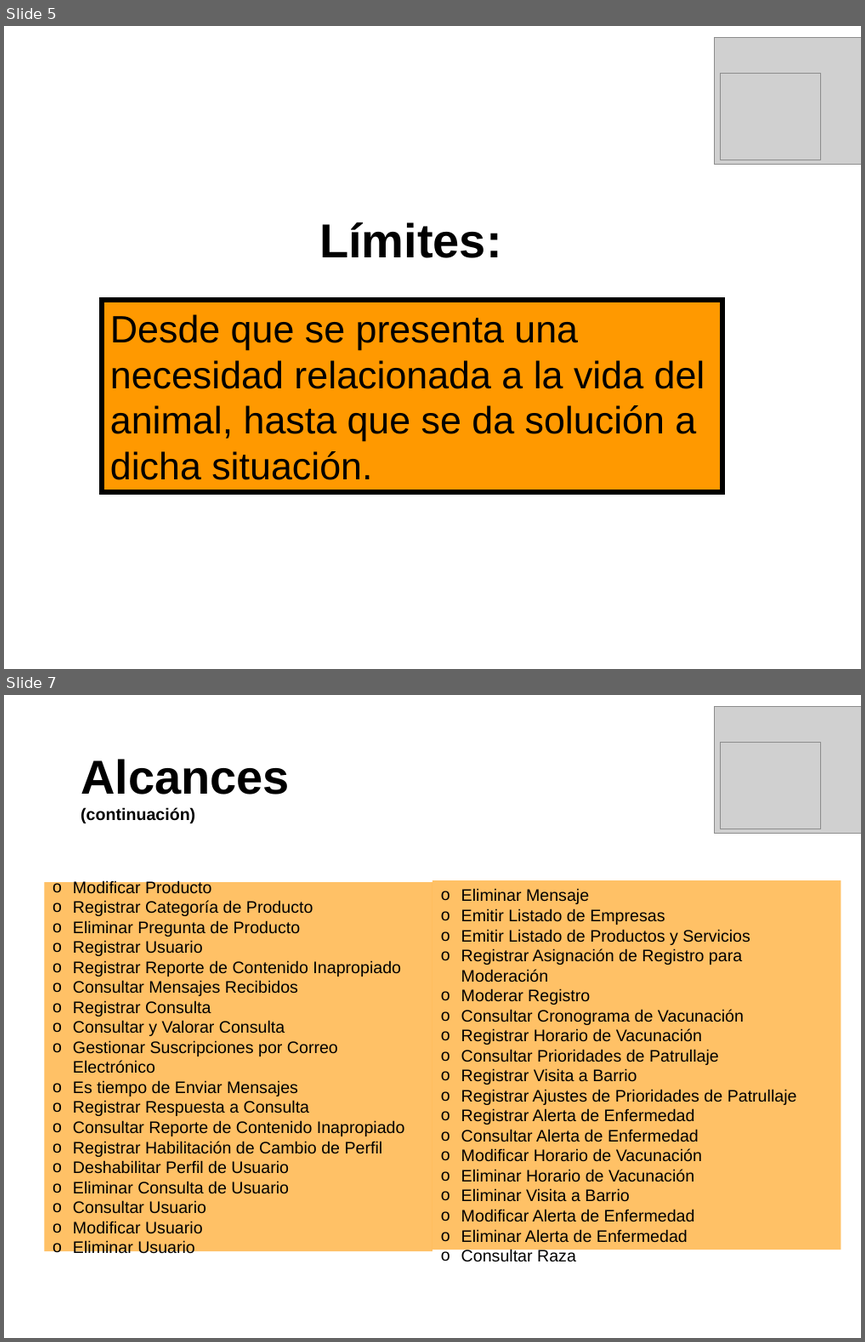
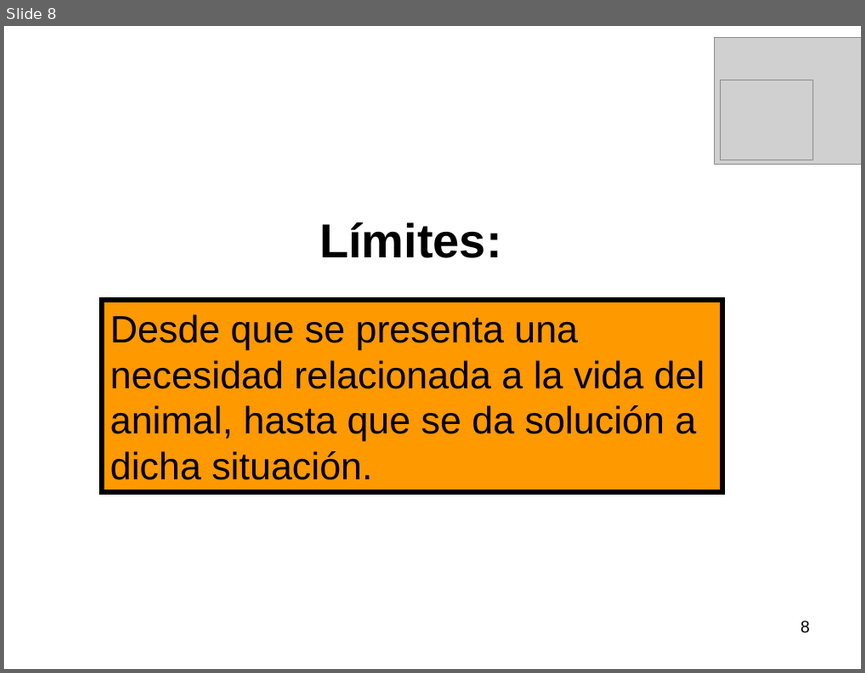
Before and after one commit to mauricioprado00/salud-mascotas, a slide deck: Producto/04-It_I/Presentación Primera Iteración.pps. Shown one above the other, each under a label of ours: slides 5 and 7 before the commit, slide 8 after it; the slides between them are not shown. The pictures are 865x1342 and 865x673 pixels, drawn with LibreOffice and Linux fonts; fonts in the diff are those of the drawing; grey boxes stand for pictures; background and template pictures are left out. Boxes give left, top, right and bottom in pixels: in the first picture for what was removed or moved away, otherwise in the second. Text is boxed around its words. In the diff, an @@ line names an element or a change of style, - is before the commit and + after.

```diff
--- a/Producto/04-It_I/Presentación Primera Iteración.pps
+++ b/Producto/04-It_I/Presentación Primera Iteración.pps
@@ slide 7 removed at [4, 695, 861, 1338], background picture (left out) @@
@@ picture removed at [715, 706, 861, 833] @@
@@ picture removed at [721, 742, 821, 828] @@
@@ text removed at [80, 759, 290, 823] @@
-Alcances
-(continuación)
@@ rectangle removed at [44, 882, 432, 1251] @@
-o Modificar Producto
-o Registrar Categoría de Producto
-o Eliminar Pregunta de Producto
-o Registrar Usuario
-o Registrar Reporte de Contenido Inapropiado
-o Consultar Mensajes Recibidos
-o Registrar Consulta
-o Consultar y Valorar Consulta
-o Gestionar Suscripciones por Correo Electrónico
-o Es tiempo de Enviar Mensajes
-o Registrar Respuesta a Consulta
-o Consultar Reporte de Contenido Inapropiado
-o Registrar Habilitación de Cambio de Perfil
-o Deshabilitar Perfil de Usuario
-o Eliminar Consulta de Usuario
-o Consultar Usuario
-o Modificar Usuario
-o Eliminar Usuario
@@ rectangle removed at [432, 880, 841, 1249] @@
-o Eliminar Mensaje
-o Emitir Listado de Empresas
-o Emitir Listado de Productos y Servicios
-o Registrar Asignación de Registro para Moderación
-o Moderar Registro
-o Consultar Cronograma de Vacunación
-o Registrar Horario de Vacunación
-o Consultar Prioridades de Patrullaje
-o Registrar Visita a Barrio
-o Registrar Ajustes de Prioridades de Patrullaje
-o Registrar Alerta de Enfermedad
-o Consultar Alerta de Enfermedad
-o Modificar Horario de Vacunación
-o Eliminar Horario de Vacunación
-o Eliminar Visita a Barrio
-o Modificar Alerta de Enfermedad
-o Eliminar Alerta de Enfermedad
-o Consultar Raza
@@ what was slide 5 is now slide 8 @@
@@ slide 8 changed as well @@
@@ picture: place and size @@
-picture at [721, 73, 821, 159]
+picture at [721, 80, 813, 160]
@@ page number added at [800, 620, 810, 633], 14 pt, text #000000 @@
+8
```
Also in this commit, not shown: 5 other slides changed, 10 slides added, 4 other slides removed.
